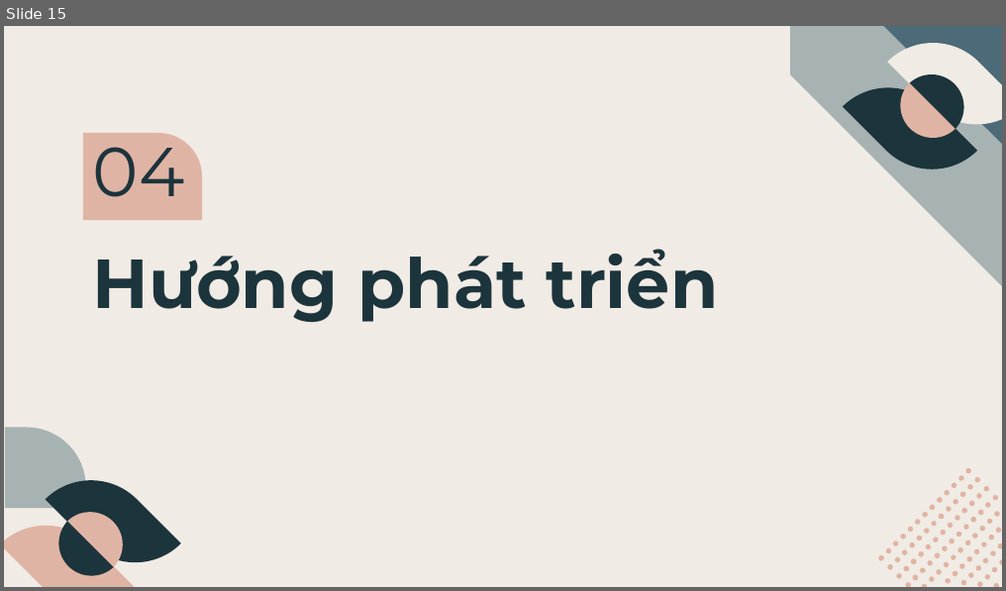
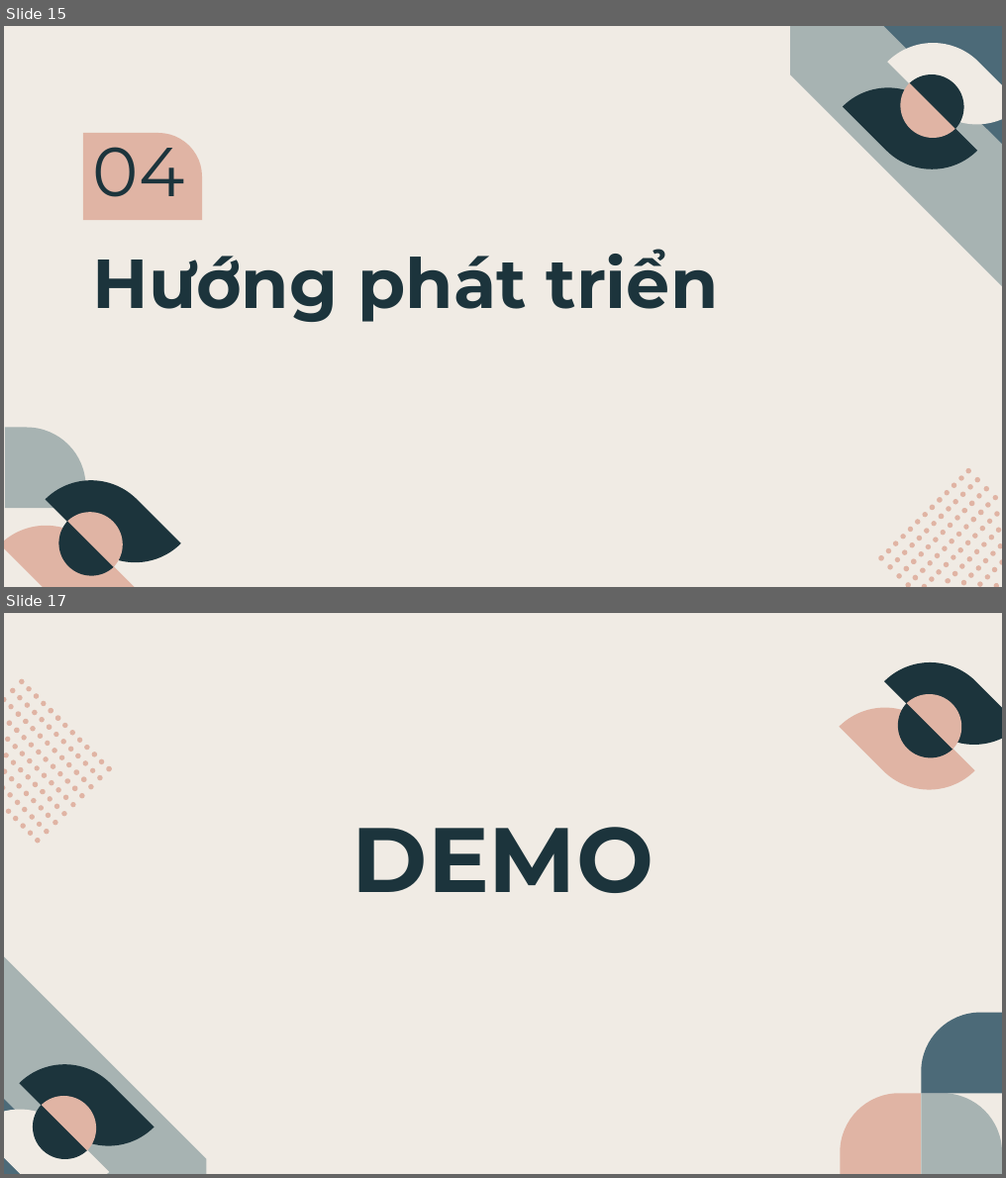
Before and after one commit to pmss0168/WorkSpace, a slide deck: NLCS_ChatApp/document/Slide Bao Cao.pptx. Shown one above the other, each under a label of ours: slide 15 before the commit, slides 15 and 17 after it; the slides between them are not shown. The pictures are 1006x591 and 1006x1178 pixels, drawn with LibreOffice and Linux fonts; fonts in the diff are those of the drawing. Boxes give left, top, right and bottom in pixels: in the first picture for what was removed or moved away, otherwise in the second. Text is boxed around its words. In the diff, an @@ line names an element or a change of style, - is before the commit and + after.

```diff
--- a/NLCS_ChatApp/document/Slide Bao Cao.pptx
+++ b/NLCS_ChatApp/document/Slide Bao Cao.pptx
@@ slide 17 added at [4,613,1002,1174], background #F0EBE4 @@
@@ group added at [4,679,112,844]: 74 freeform shapes, 15 ellipses @@
@@ group added at [840,656,1002,796]: 4 freeform shapes @@
@@ title added at [352,827,654,893], 66 pt, text #1C343C, bold @@
+DEMO
@@ rectangle added at [257,1027,757,1114], fill #F0EBE4 @@
@@ freeform shape added at [921,1012,1002,1093], fill #4C6A78 @@
@@ group added at [4,920,207,1174]: 6 freeform shapes @@
@@ freeform shape added at [841,1093,921,1173], fill #E0B4A4 @@
@@ freeform shape added at [921,1093,1002,1173], fill #A7B3B2 @@
```
Also in this commit, not shown: 2 slides changed, 1 slide removed, 4 other files.
